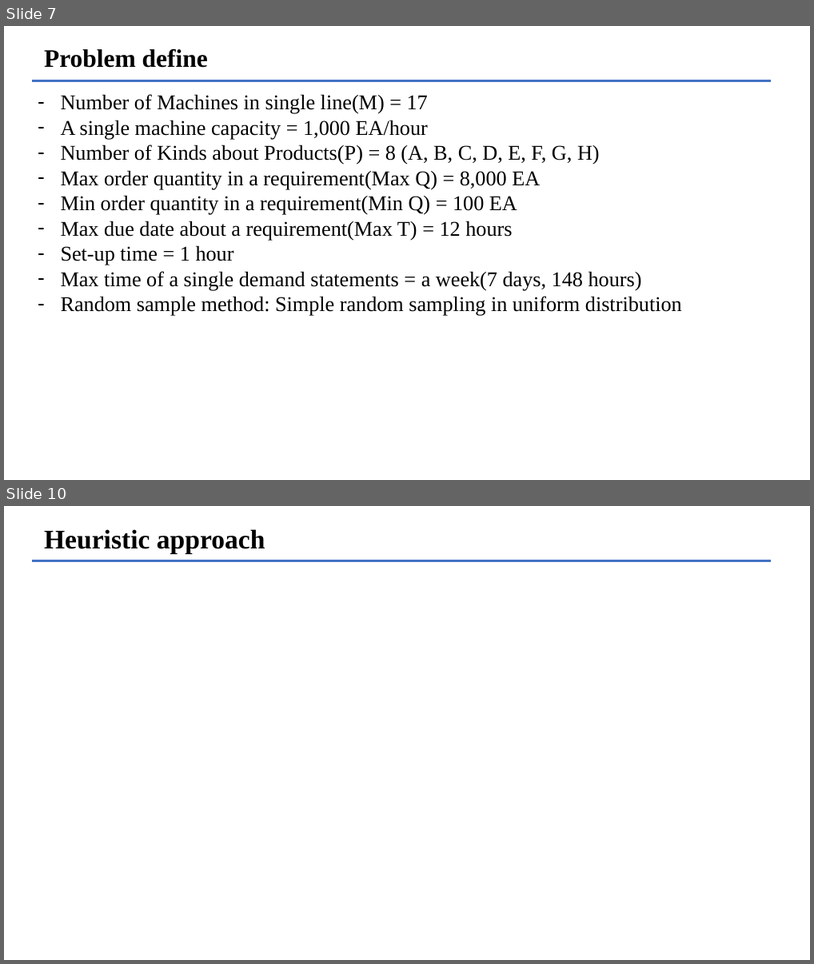
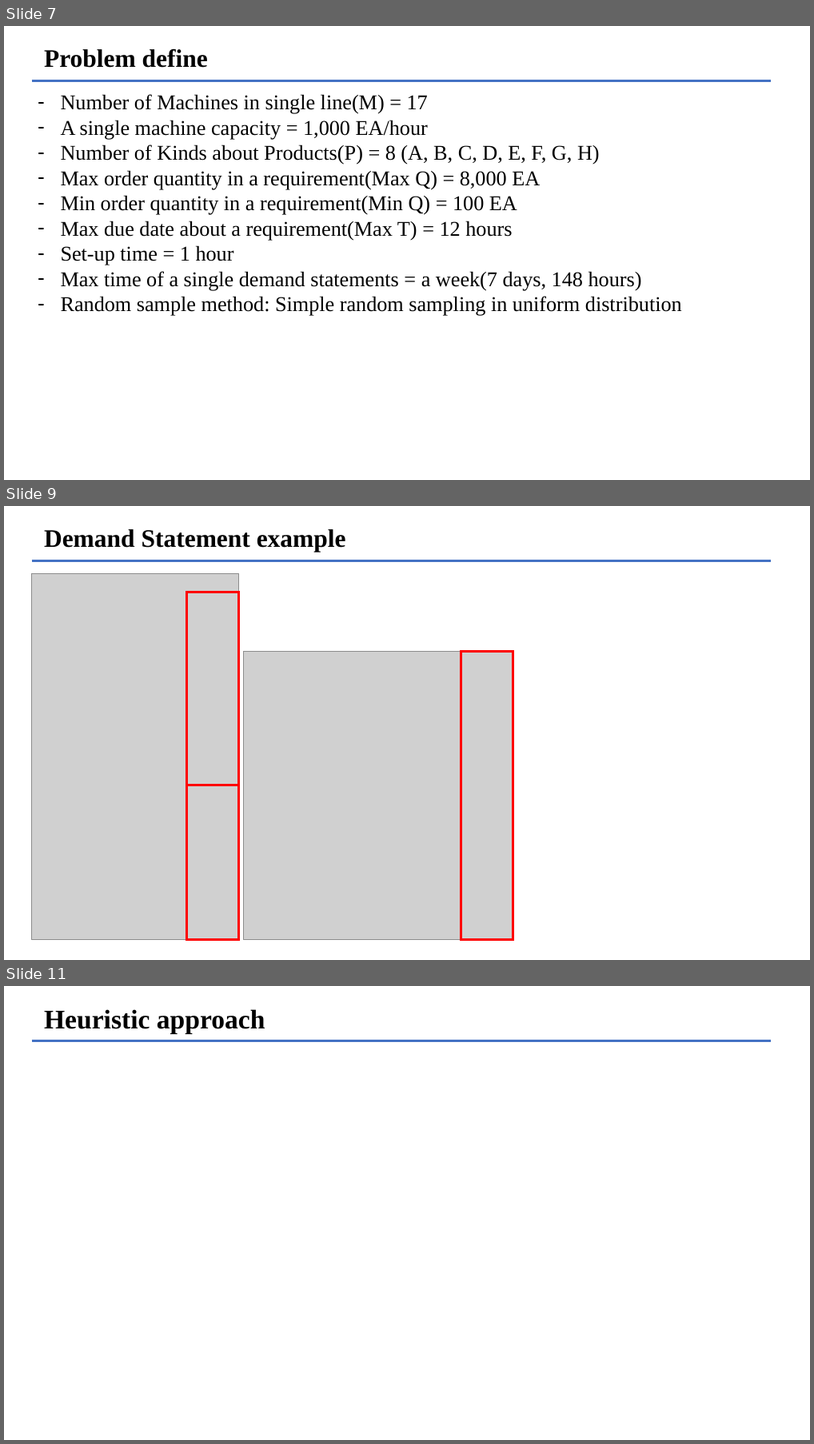
Before and after one commit to SimonWithWoogi/SchedulingProto, a slide deck: 임시제목.pptx. Shown one above the other, each under a label of ours: slides 7 and 10 before the commit, slides 7, 9 and 11 after it; the slides between them are not shown. The pictures are 814x964 and 814x1444 pixels, drawn with LibreOffice and Linux fonts; fonts in the diff are those of the drawing; grey boxes stand for pictures. Boxes give left, top, right and bottom in pixels: in the first picture for what was removed or moved away, otherwise in the second. Text is boxed around its words. In the diff, an @@ line names an element or a change of style, - is before the commit and + after.

Commit message:
Demand generator 완료

```diff
--- a/임시제목.pptx
+++ b/임시제목.pptx
@@ slide 9 added at [4, 506, 810, 960], background #FFFFFF @@
@@ text added at [44, 529, 346, 552], 30 pt, text #000000, bold @@
+Demand Statement example
@@ line added from (32, 561) to (772, 561), #4472C4 2.25 pt @@
@@ picture added at [32, 573, 238, 939] @@
@@ rectangle added at [186, 592, 238, 785], outline #FF0000 3 pt @@
@@ picture added at [244, 651, 514, 939] @@
@@ rectangle added at [462, 651, 514, 939], outline #FF0000 3 pt @@
@@ rectangle added at [186, 785, 238, 939], outline #FF0000 3 pt @@
@@ what was slide 10 is now slide 11 @@
```
Also in this commit, not shown: 3 slides changed, 1 other slide added, 1 slide removed, 1 other file.
